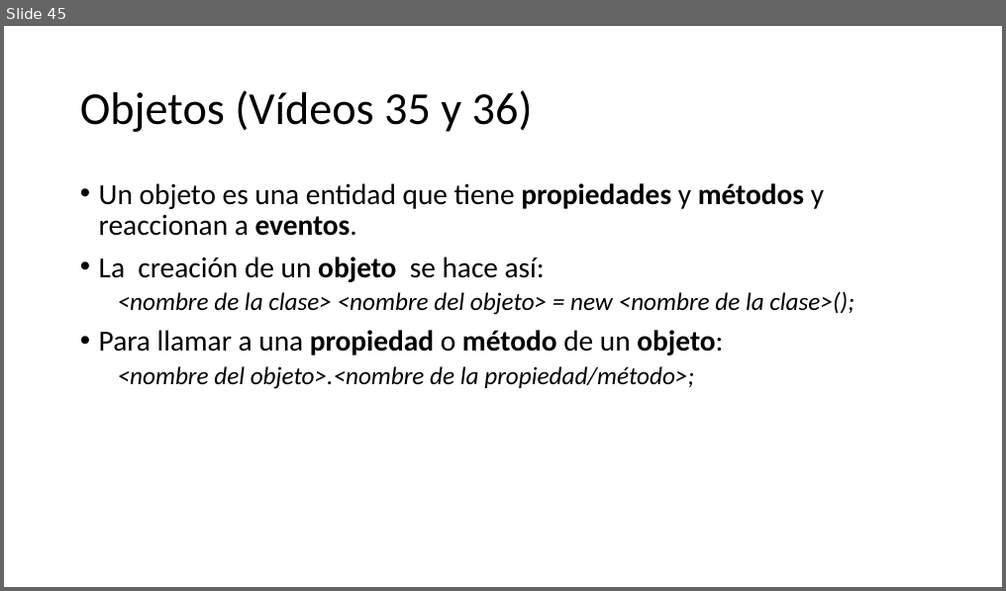
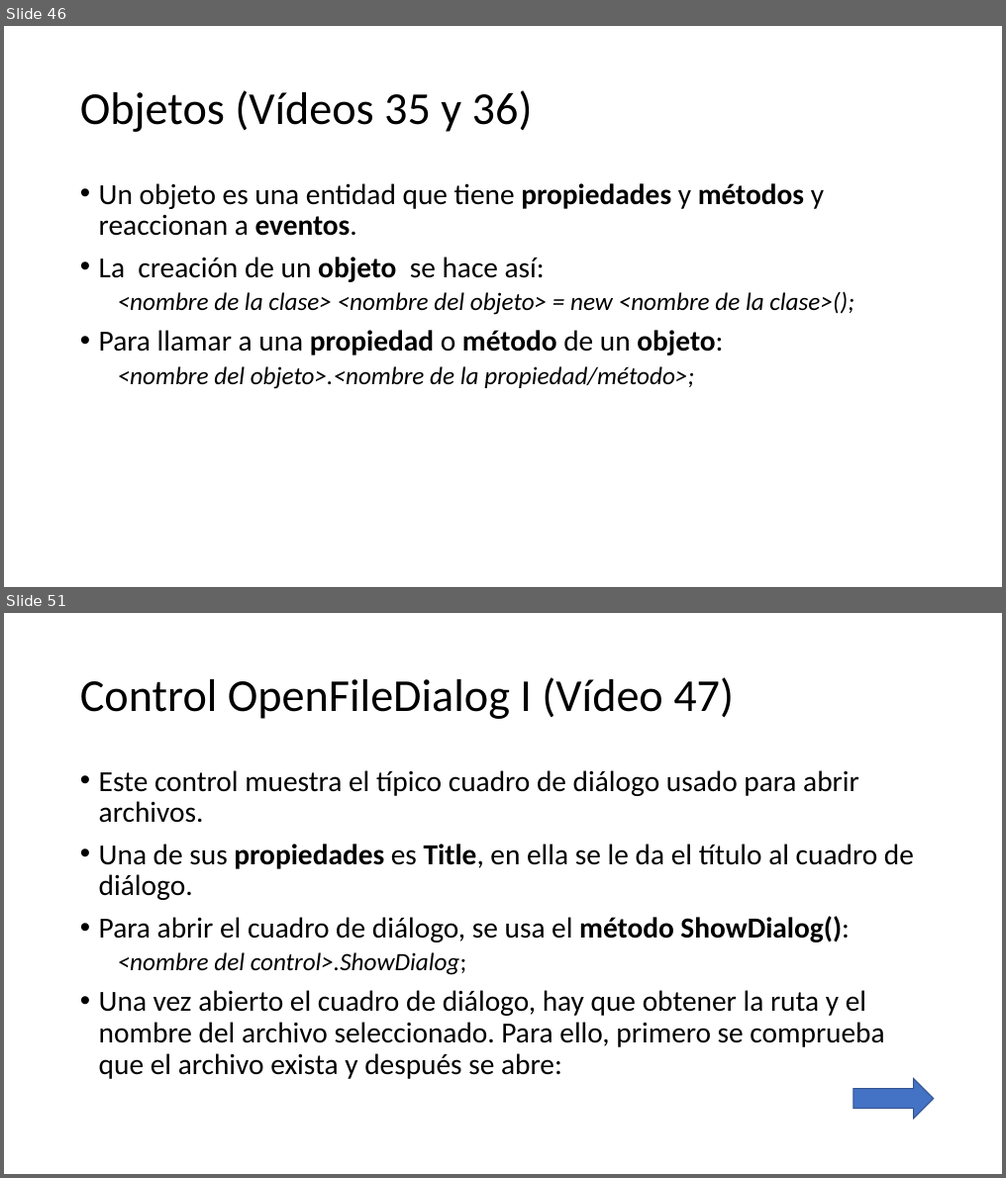
Before and after one commit to Worome/Recetatic, a slide deck: Recetatic/Visual C#.pptx. Shown one above the other, each under a label of ours: slide 45 before the commit, slides 46 and 51 after it; the slides between them are not shown. The pictures are 1006x591 and 1006x1178 pixels, drawn with LibreOffice and Linux fonts; fonts in the diff are those of the drawing. Boxes give left, top, right and bottom in pixels: in the first picture for what was removed or moved away, otherwise in the second. Text is boxed around its words. In the diff, an @@ line names an element or a change of style, - is before the commit and + after.

```diff
--- a/Recetatic/Visual C#.pptx
+++ b/Recetatic/Visual C#.pptx
@@ slide 51 added at bbox=[4, 613, 1002, 1174], background #FFFFFF @@
@@ title added at bbox=[80, 677, 734, 719], 44 pt, text #000000 @@
+Control OpenFileDialog I (Vídeo 47)
@@ text added at bbox=[99, 770, 914, 1079], 28 pt, text #000000 @@
+• Este control muestra el típico cuadro de diálogo usado para abrir archivos.
+• Una de sus propiedades es Title, en ella se le da el título al cuadro de diálogo.
+• Para abrir el cuadro de diálogo, se usa el método ShowDialog():
+  <nombre del control>.ShowDialog;
+• Una vez abierto el cuadro de diálogo, hay que obtener la ruta y el nombre del archivo seleccionado. Para ello, primero se comprueba que el archivo exista y después se abre:
@@ right arrow added at bbox=[853, 1079, 934, 1119], fill #4472C4, outline #325491 1 pt @@
@@ what was slide 45 is now slide 46 @@
```
Also in this commit, not shown: 1 slide changed, 15 other slides added.
